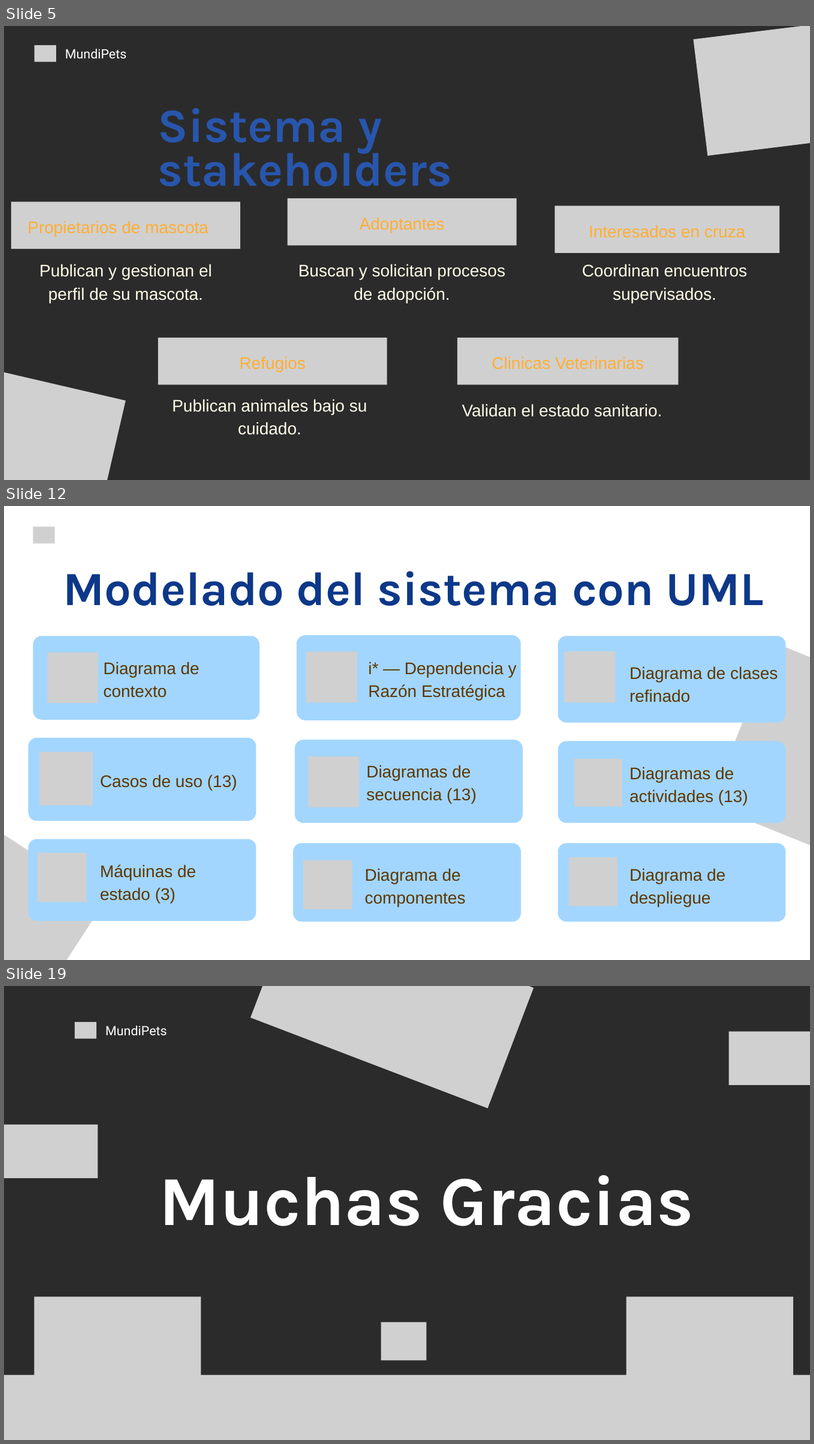
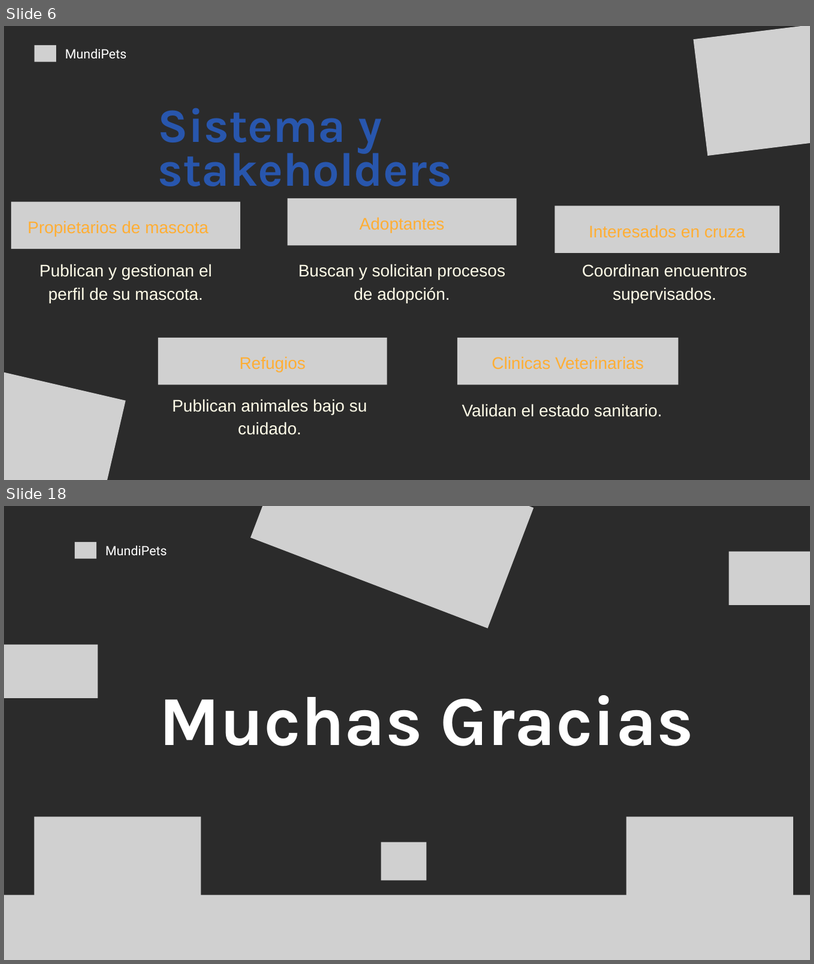
Before and after one commit to andymendozap03/MundiPets-PFC-IngReq, a slide deck: 09_Defensa/Presentación.pptx. Shown one above the other, each under a label of ours: slides 5, 12 and 19 before the commit, slides 6 and 18 after it; the slides between them are not shown. The pictures are 814x1444 and 814x964 pixels, drawn with LibreOffice and Linux fonts; fonts in the diff are those of the drawing; grey boxes stand for pictures; background and template pictures are left out; a plain dark background stands for a picture behind light text. Boxes give left, top, right and bottom in pixels: in the first picture for what was removed or moved away, otherwise in the second. Text is boxed around its words. In the diff, an @@ line names an element or a change of style, - is before the commit and + after.

Commit message:
Actualizar presentacion defensa MundiPets

```diff
--- a/09_Defensa/Presentación.pptx
+++ b/09_Defensa/Presentación.pptx
@@ slide 12 removed at (4, 506, 810, 960), background picture (left out) @@
@@ picture removed at (33, 526, 55, 543) @@
@@ text removed at (63, 525, 155, 543) @@
-MundiPets
@@ text removed at (63, 571, 764, 606) @@
-Modelado del sistema con UML
@@ freeform shape removed at (33, 636, 260, 720) @@
@@ freeform shape removed at (297, 635, 521, 720) @@
@@ freeform shape removed at (558, 636, 786, 723) @@
@@ picture removed at (710, 643, 810, 859) @@
@@ picture removed at (48, 652, 98, 703) @@
@@ text removed at (104, 661, 200, 697) @@
-Diagrama de contexto
@@ picture removed at (306, 652, 357, 702) @@
@@ text removed at (368, 661, 517, 700) @@
-i* — Dependencia y Razón Estratégica
@@ picture removed at (564, 651, 615, 702) @@
@@ text removed at (630, 666, 778, 702) @@
-Diagrama de clases refinado
@@ freeform shape removed at (28, 738, 256, 820) @@
@@ freeform shape removed at (295, 739, 522, 823) @@
@@ picture removed at (39, 751, 93, 805) @@
@@ picture removed at (308, 756, 359, 807) @@
@@ freeform shape removed at (558, 741, 786, 823) @@
@@ text removed at (100, 774, 237, 790) @@
-Casos de uso (13)
@@ text removed at (366, 765, 477, 803) @@
-Diagramas de secuencia (13)
@@ picture removed at (575, 759, 623, 807) @@
@@ text removed at (630, 766, 749, 805) @@
-Diagramas de actividades (13)
@@ picture removed at (4, 805, 105, 960) @@
@@ freeform shape removed at (28, 838, 256, 921) @@
@@ freeform shape removed at (293, 843, 521, 921) @@
@@ freeform shape removed at (558, 843, 786, 921) @@
@@ picture removed at (38, 852, 87, 901) @@
@@ text removed at (100, 864, 196, 903) @@
-Máquinas de estado (3)
@@ picture removed at (303, 859, 353, 909) @@
@@ picture removed at (569, 857, 618, 906) @@
@@ text removed at (365, 868, 466, 907) @@
-Diagrama de componentes
@@ text removed at (630, 868, 726, 907) @@
-Diagrama de despliegue
@@ what was slide 5 is now slide 6 @@
@@ what was slide 19 is now slide 18 @@
```
Also in this commit, not shown: 12 slides added, 12 other slides removed, 1 other file.
